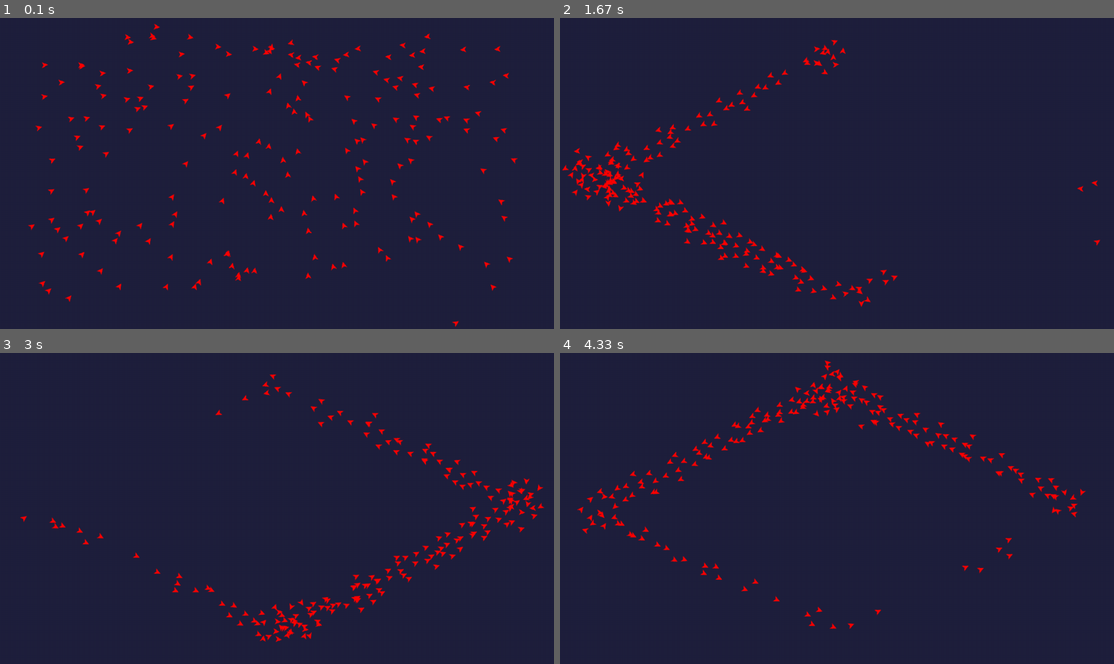
Above: before the commit, frames 1-4 (two rows, left to right).
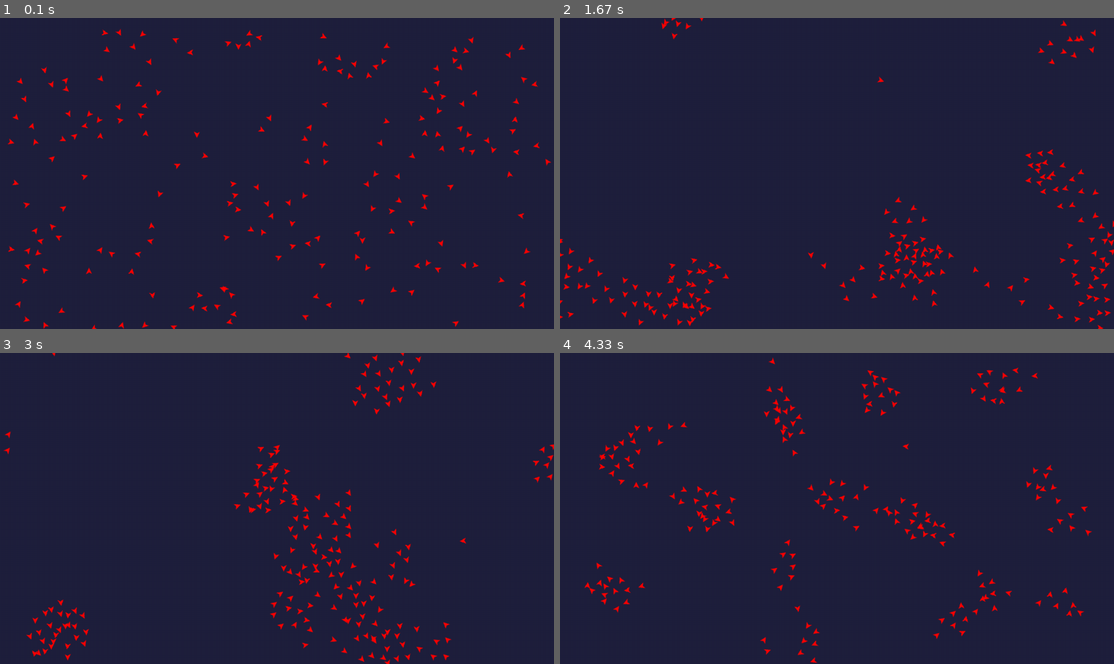
Above: after the commit, the same moments.

Repository: heitor-azambuja/pygame-boids
Game: pygame game, started from main.py
Same seed, same stepped clock (60 frames per second), same inputs: the game is played once before the commit and once after it.
Inputs (mouse positions are in pixels of both pictures, inside the frame that each line leads up to):
- Up to frame 1 (0.1 s): no input
- Up to frame 2 (1.67 s): hold R 0.33-0.8 s
- Up to frame 3 (3 s): hold R 1.83-2.3 s; click (288, 402) at 2.38 s; click (249, 589) at 2.72 s
- Up to frame 4 (4.33 s): hold R 3-3.47 s; hold R 3.5-3.97 s; hold R from 4 s (still down)

The runs differ from the first frame. In frame 1, 4.5% of the frame differs, in the area x 1-100%, y 1-100%; in frame 2, 4.3%; in frame 3, 4.3%; in frame 4, 4.4%.

Commit message:
Created quit and restart simulation keyboard commands.

Diff:
--- a/boids.py
+++ b/boids.py
@@ -54,7 +54,7 @@
 
                     #  Check neighbor's species
                     if neighbor.group != self.group:
-                        #  If from different species, intensify separation rule
+                        #  If from different species, move on the oposite direction
                         separation -= (SPECIES_SEPARATION_MULTIPLIER * pos_diff)
 
                     if pos_diff.length() < SEPARATION_THRESHOLD:
@@ -73,6 +73,7 @@
             #  update boid velocity
             self.velocity += (separation * SEPARATION_MULTIPLIER) + (alignment * ALIGNMENT_MULTIPLIER) + (cohesion * COHESION_MULTIPLIER)
 
+            #  Pathfinding behaviour
             if BOID_FOLLOW_BEHAVIOUR == FOLLOW_MOUSE:
                 mouse_pos = Vector2(pg.mouse.get_pos())
                 pos_diff = mouse_pos - center
--- a/globals.py
+++ b/globals.py
@@ -22,7 +22,7 @@
 
 #  Species
 SPECIES_AMOUNT = 1
-SPECIES_SEPARATION_MULTIPLIER = 0.5
+SPECIES_SEPARATION_MULTIPLIER = 0.1
 SPECIES_COLOR = [
     (255,0,0),  # Red
     (0,255,0),  # Green
@@ -41,9 +41,16 @@
 UNBOUND = 0
 FOLLOW_MOUSE = 1
 FOLLOW_PATH_LIST = 2
-# BOID_FOLLOW_BEHAVIOUR = UNBOUND
-#BOID_FOLLOW_BEHAVIOUR = FOLLOW_MOUSE
-BOID_FOLLOW_BEHAVIOUR = FOLLOW_PATH_LIST
+
+BOID_FOLLOW_BEHAVIOUR = UNBOUND
+# BOID_FOLLOW_BEHAVIOUR = FOLLOW_MOUSE
+# BOID_FOLLOW_BEHAVIOUR = FOLLOW_PATH_LIST
+
 GLOBAL_GOAL_MULTIPLIER = 0.05
+
 PATH_LIST = [Vector2(640, 80), Vector2(80, 360), Vector2(640, 640), Vector2(1200, 360)]
+# PATH_LIST = [Vector2(80, 360), Vector2(1200, 360)]
+
 GLOAL_REACH_THRESHOLD = 20
+# GOAL_COLOR = (255, 255, 255)
+GOAL_COLOR = (0, 0, 153)
--- a/main.py
+++ b/main.py
@@ -39,6 +39,11 @@
         for event in pg.event.get():
             if event.type == pg.QUIT:
                 running = False
+            if event.type == pg.KEYDOWN:
+                if event.key == pg.K_r:
+                    main()
+                if event.key == pg.K_q:
+                    running = False
 
         # Update
         for boid in boids_group:
@@ -47,6 +52,11 @@
         # Draw
         screen.blit(background, (0, 0))
         # screen.blit(bg, (0, 0))
+        #  Mark goals for pathfinding
+        if BOID_FOLLOW_BEHAVIOUR == FOLLOW_PATH_LIST:
+            for i in range(len(PATH_LIST)):
+                pg.draw.circle(screen, pg.Color(GOAL_COLOR), PATH_LIST[i], GLOAL_REACH_THRESHOLD)
+
 
         boids_group.draw(screen)
         pg.display.flip()
